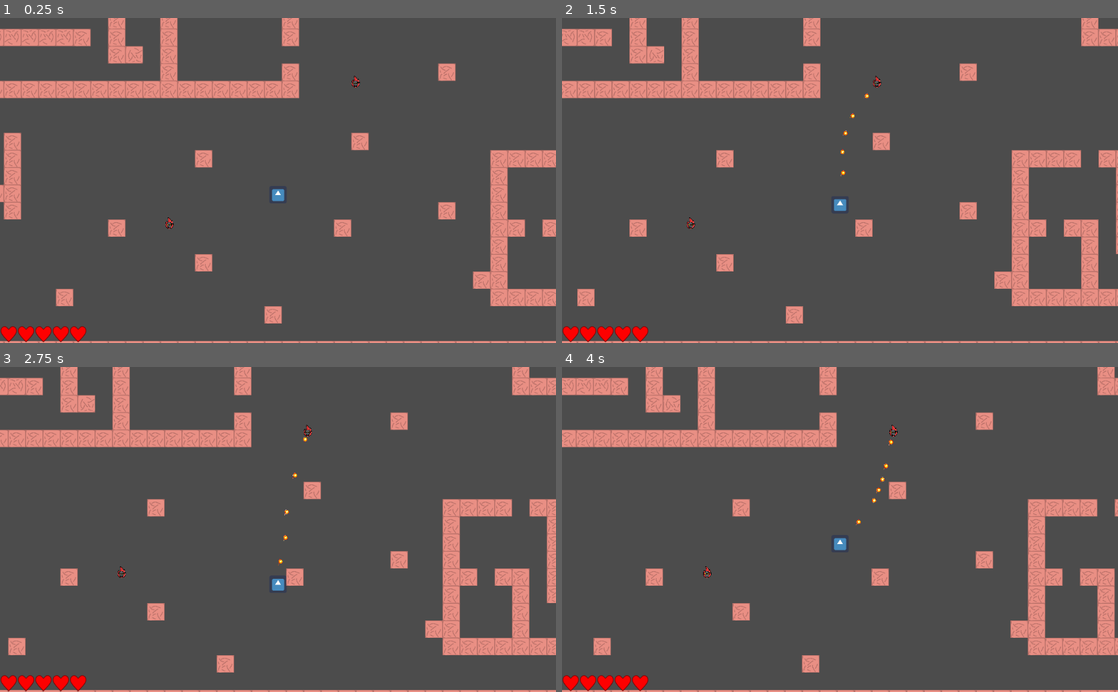
Above: before the commit, frames 1-4 (two rows, left to right).
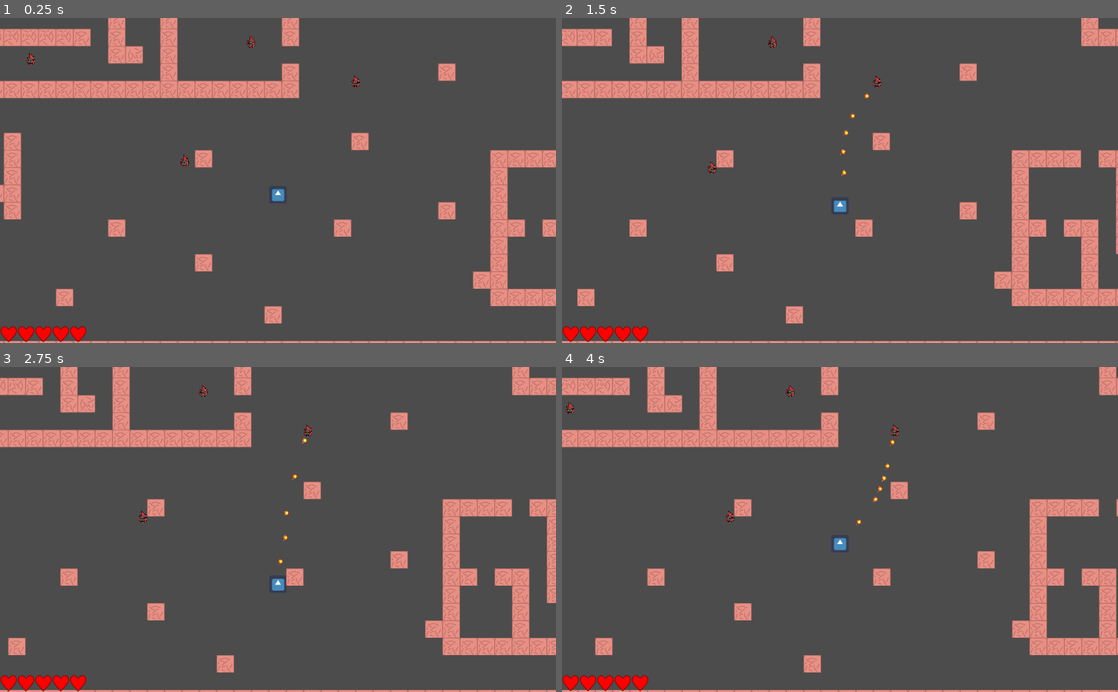
Above: after the commit, the same moments.

Repository: felipe-canales/LVAGames
Game: Godot game, scene res://level_test.tscn
Same seed, same stepped clock (60 frames per second), same inputs: the game is played once before the commit and once after it. The engine's default icon, where the game draws it, is replaced by a stand-in: a white triangle on a blue panel in a dark square.
Inputs:
- Up to frame 1 (0.25 s): no input
- Up to frame 2 (1.5 s): tap Enter at 0.5 s; hold D (player_right) 0.53-1.28 s; hold S (player_down) from 1.28 s (still down)
- Up to frame 3 (2.75 s): release S (player_down) at 2.03 s; hold D (player_right) from 2.03 s (still down)
- Up to frame 4 (4 s): tap R (reset) at 2.75 s; release D (player_right) at 2.78 s; hold W (player_up) 2.78-3.53 s; hold A (player_left) from 3.53 s (still down)

The runs differ from the first frame. In frame 1, 0.1% of the frame differs, in the area x 4-46%, y 5-65%; in frame 2, 0.2%; in frame 3, 0.1%; in frame 4, 4.3%, in the area x 0-100%, y 0-100%.

Commit message:
Amononado para presentacion

Diff:
--- a/level_test.tscn
+++ b/level_test.tscn
@@ -40,10 +40,10 @@
 [node name="Enemy_Group" type="Node" parent="."]
 
 [node name="Enemy6" parent="Enemy_Group" instance=ExtResource( 2 )]
-position = Vector2( 1571.02, 141.365 )
+position = Vector2( 209.653, 247.672 )
 
 [node name="Enemy5" parent="Enemy_Group" instance=ExtResource( 2 )]
-position = Vector2( 1234.18, 151.338 )
+position = Vector2( 615.377, 216.392 )
 
 [node name="Enemy4" parent="Enemy_Group" instance=ExtResource( 2 )]
 position = Vector2( 259.508, 93.155 )
@@ -55,6 +55,6 @@
 position = Vector2( 416.406, 119.514 )
 
 [node name="Enemy3" parent="Enemy_Group" instance=ExtResource( 2 )]
-position = Vector2( 464.896, 550.576 )
+position = Vector2( 477.589, 429.989 )
 
 [node name="UI" parent="." instance=ExtResource( 5 )]
--- a/nodos/Player.gd
+++ b/nodos/Player.gd
@@ -5,7 +5,7 @@
 var invincibility_timer = 0
 const TARGET_AXIS = 100
 const TARGET_DIAG = TARGET_AXIS / 1.41
-const ACCEL = 0.5
+const ACCEL = 1.5
 const INVINCIBILTY_TIME = 1
 
 # Called when the node enters the scene tree for the first time.
Not shown, added: Arte_Conceptual/DUMMIE.png.import
Not shown, added: Arte_Conceptual/HISTORIA.png.import
Not shown, added: Arte_Conceptual/Player.png.import
